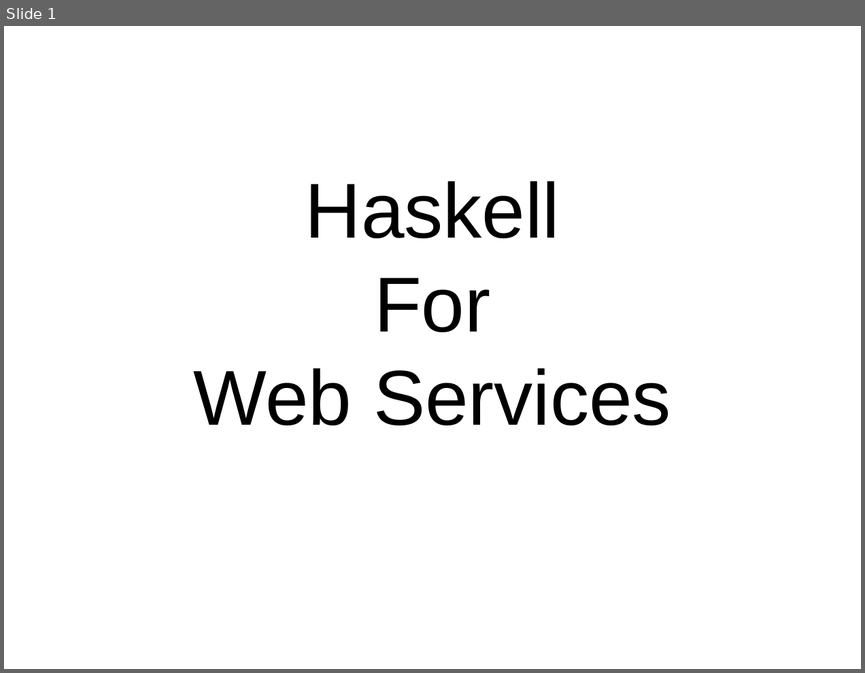
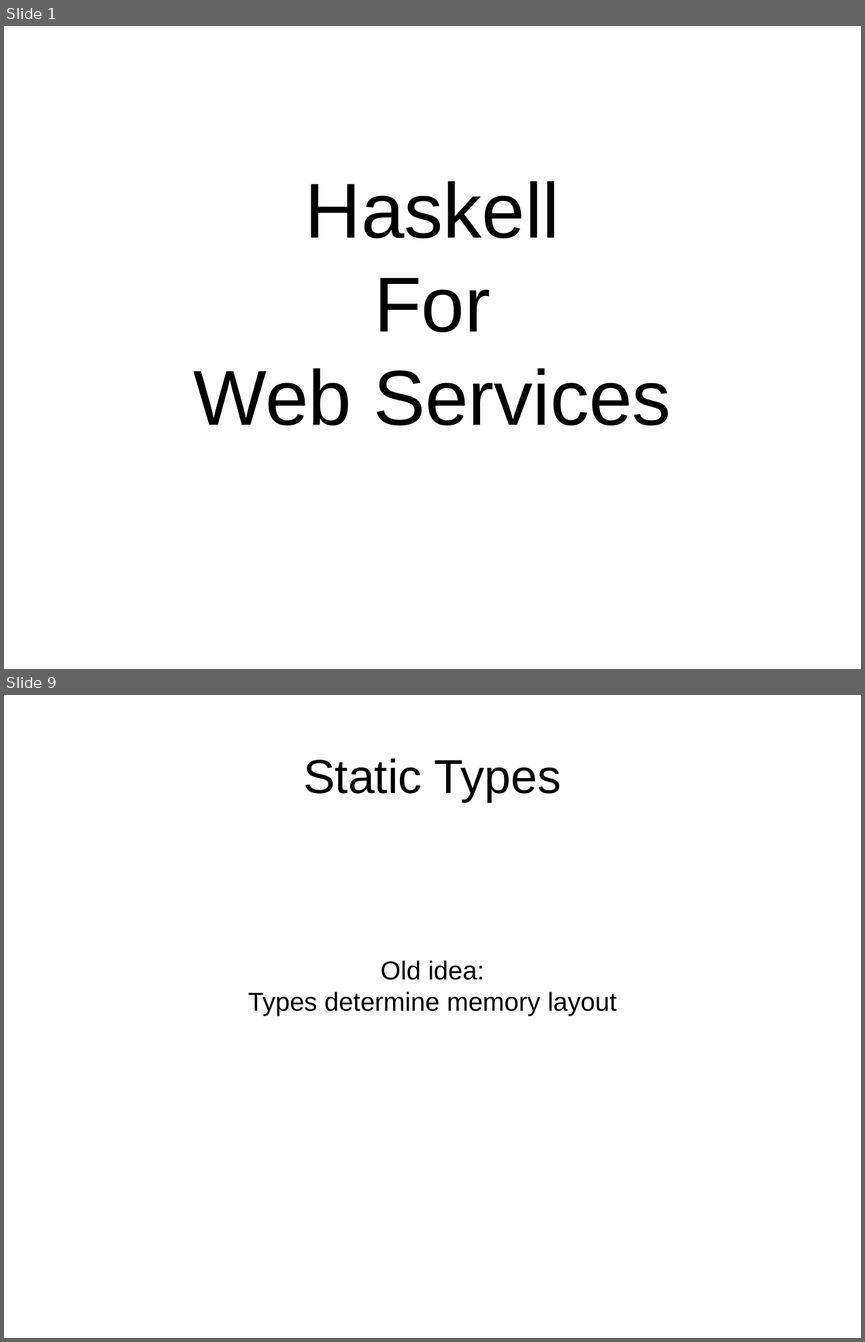
Before and after one commit to bhurt/presentations, a slide deck: webserve.odp. Shown one above the other, each under a label of ours: slide 1 before the commit, slides 1 and 9 after it; the slides between them are not shown. The pictures are 865x673 and 865x1342 pixels, drawn with LibreOffice and Linux fonts; fonts in the diff are those of the drawing. Boxes give left, top, right and bottom in pixels: in the first picture for what was removed or moved away, otherwise in the second. Text is boxed around its words. In the diff, an @@ line names an element or a change of style, - is before the commit and + after.

```diff
--- a/webserve.odp
+++ b/webserve.odp
@@ slide 9 added at (x1=4, y1=695, x2=861, y2=1338), background #FFFFFF @@
@@ title added at (x1=303, y1=758, x2=561, y2=802), 44 pt, text #000000 @@
+Static Types
@@ subtitle added at (x1=248, y1=960, x2=617, y2=1016), 24 pt, text #000000 @@
+Old idea:
+Types determine memory layout
```
Also in this commit, not shown: 1 slide changed, 67 other slides added.
